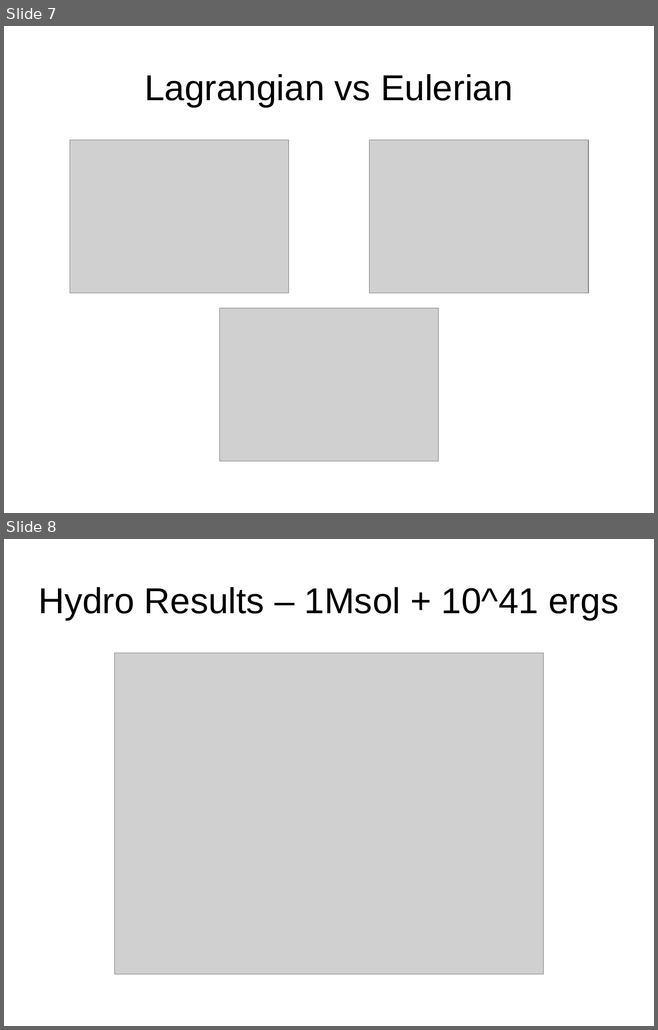
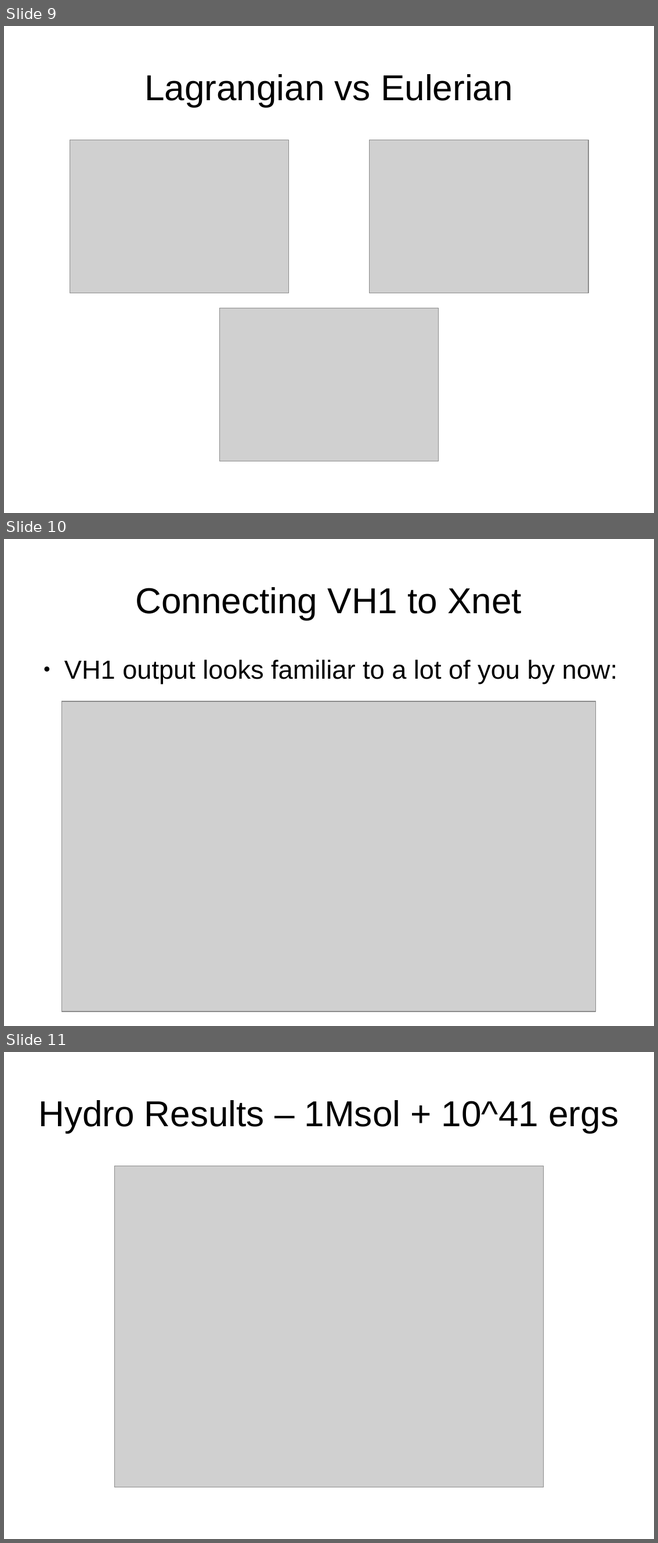
Before and after one commit to KJCook/sedov-solution, a slide deck: presentation.odp. Shown one above the other, each under a label of ours: slides 7 and 8 before the commit, slides 9, 10 and 11 after it. The pictures are 658x1030 and 658x1543 pixels, drawn with LibreOffice and Linux fonts; fonts in the diff are those of the drawing; grey boxes stand for pictures. Boxes give left, top, right and bottom in pixels: in the first picture for what was removed or moved away, otherwise in the second. Text is boxed around its words. In the diff, an @@ line names an element or a change of style, - is before the commit and + after.

```diff
--- a/presentation.odp
+++ b/presentation.odp
@@ slide 10 added at box(4, 539, 654, 1026), background #FFFFFF @@
@@ title added at box(136, 587, 521, 620), 44 pt, text #000000 @@
+Connecting VH1 to Xnet
@@ text added at box(64, 660, 617, 684), 32 pt, text #000000 @@
+● VH1 output looks familiar to a lot of you by now:
@@ picture added at box(62, 702, 596, 1012) @@
@@ what was slide 7 is now slide 9 @@
@@ what was slide 8 is now slide 11 @@
```
Also in this commit, not shown: 1 slide changed, 5 other slides added, 2 slides removed, 2 other files.
